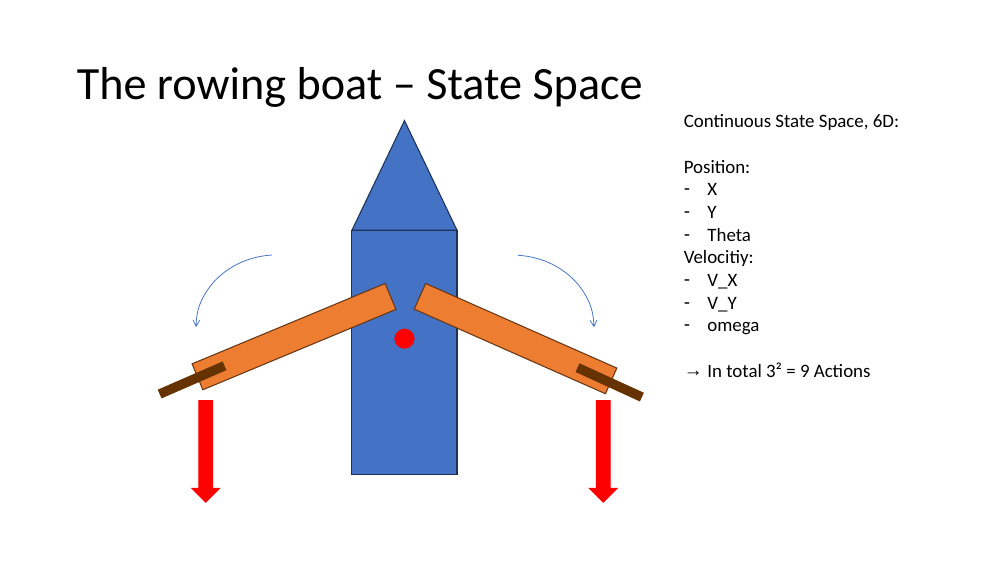
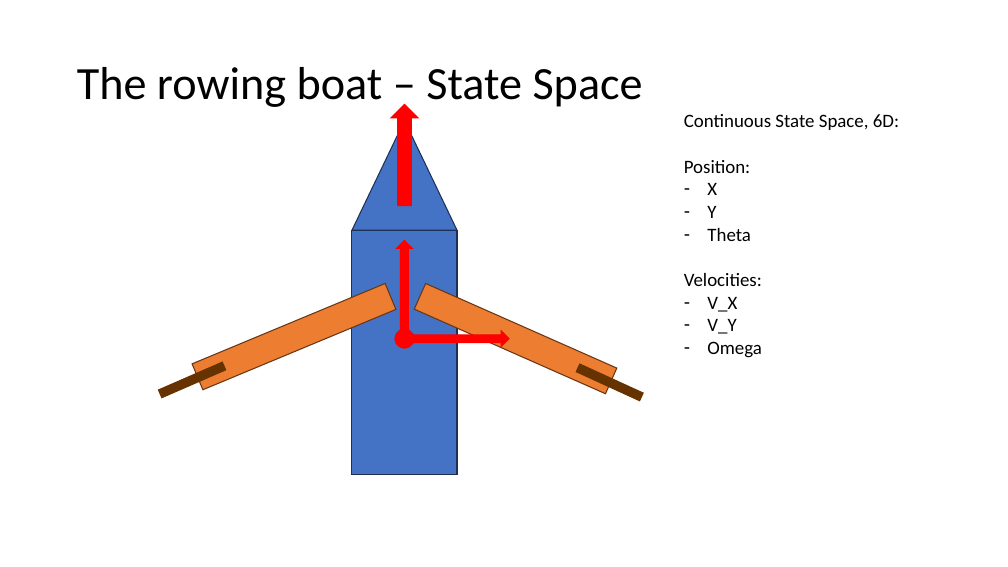
Before and after one commit to BenKnoebel/RL-Boat, a slide deck: slide 4 of RL_Boat_Presentation.pptx. Drawn at 1008x567 pixels with LibreOffice and Linux fonts; fonts in the diff are those of the drawing. Boxes give left, top, right and bottom in pixels: in the first picture for what was removed or moved away, otherwise in the second. Text is boxed around its words. In the diff, an @@ line names an element or a change of style, - is before the commit and + after.

```diff
--- a/RL_Boat_Presentation.pptx
+++ b/RL_Boat_Presentation.pptx
@@ down arrow at bbox=[391, 104, 418, 206]: rotation 0 to 180 degrees @@
@@ arc (boxed as its full ellipse) removed at bbox=[196, 255, 358, 399] @@
@@ down arrow at bbox=[397, 240, 413, 342]: rotation 0 to 180 degrees @@
@@ arc (boxed as its full ellipse) removed at bbox=[432, 255, 594, 399] @@
@@ text at bbox=[684, 273, 762, 286]: text changed @@
-Velocitiy:
+Velocities:
@@ down arrow added at bbox=[408, 331, 509, 346], fill #FF0000, outline #FF0000 1 pt @@
@@ text at bbox=[707, 341, 762, 358]: text changed @@
-– omega
-→ In total 3² = 9 Actions
+– Omega
```
Also in this commit, not shown: 1 other slide changed, 2 slides added, 1 slide removed, 59 other files.
